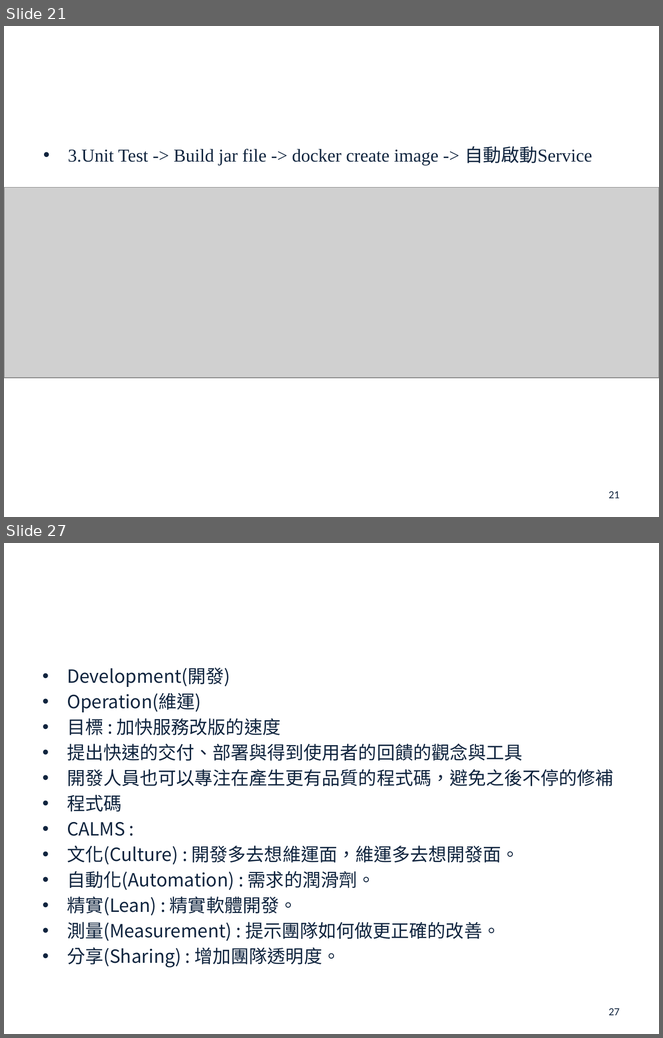
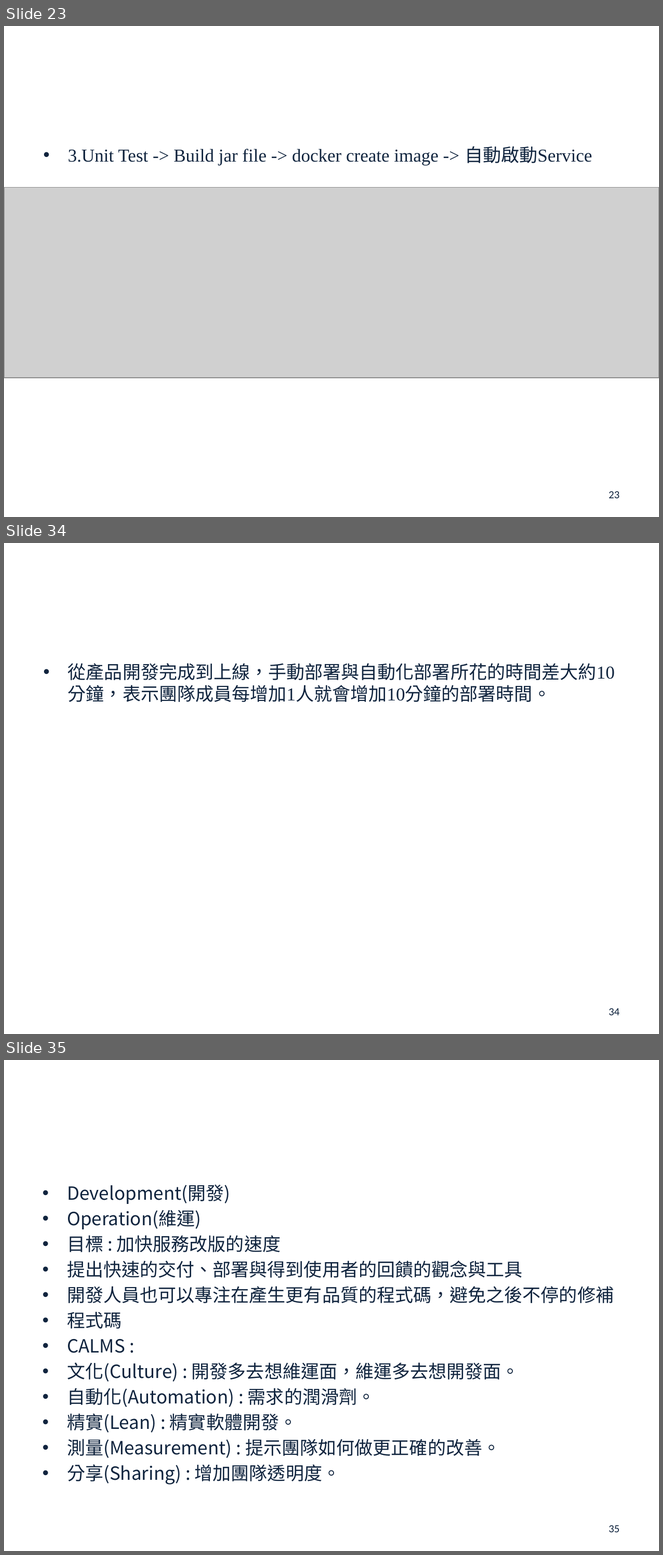
Before and after one commit to john78530/thesis, a slide deck: Oral.pptx. Shown one above the other, each under a label of ours: slides 21 and 27 before the commit, slides 23, 34 and 35 after it; the slides between them are not shown. The pictures are 663x1038 and 663x1555 pixels, drawn with LibreOffice and Linux fonts; fonts in the diff are those of the drawing; grey boxes stand for pictures; background and template pictures are left out. Boxes give left, top, right and bottom in pixels: in the first picture for what was removed or moved away, otherwise in the second. Text is boxed around its words. In the diff, an @@ line names an element or a change of style, - is before the commit and + after.

```diff
--- a/Oral.pptx
+++ b/Oral.pptx
@@ slide 34 added at (4,543,659,1034), background picture (left out) @@
@@ title added at (37,563,626,644), 44 pt, text #FFFFFF @@
+結論
@@ text added at (68,663,615,702), 20 pt, text #0F243E @@
+• 從產品開發完成到上線，手動部署與自動化部署所花的時間差大約10分鐘，表示團隊成員每增加1人就會增加10分鐘的部署時間。
@@ page number added at (609,1008,620,1016), 12 pt, text #0F243E @@
+34
@@ what was slide 21 is now slide 23 @@
@@ page number at (609,491,620,499): text changed @@
-21
+23
@@ what was slide 27 is now slide 35 @@
@@ page number at (609,1525,620,1533): text changed @@
-27
+35
```
Also in this commit, not shown: 12 slides changed, 9 other slides added, 12 slides removed, 1 other file.
